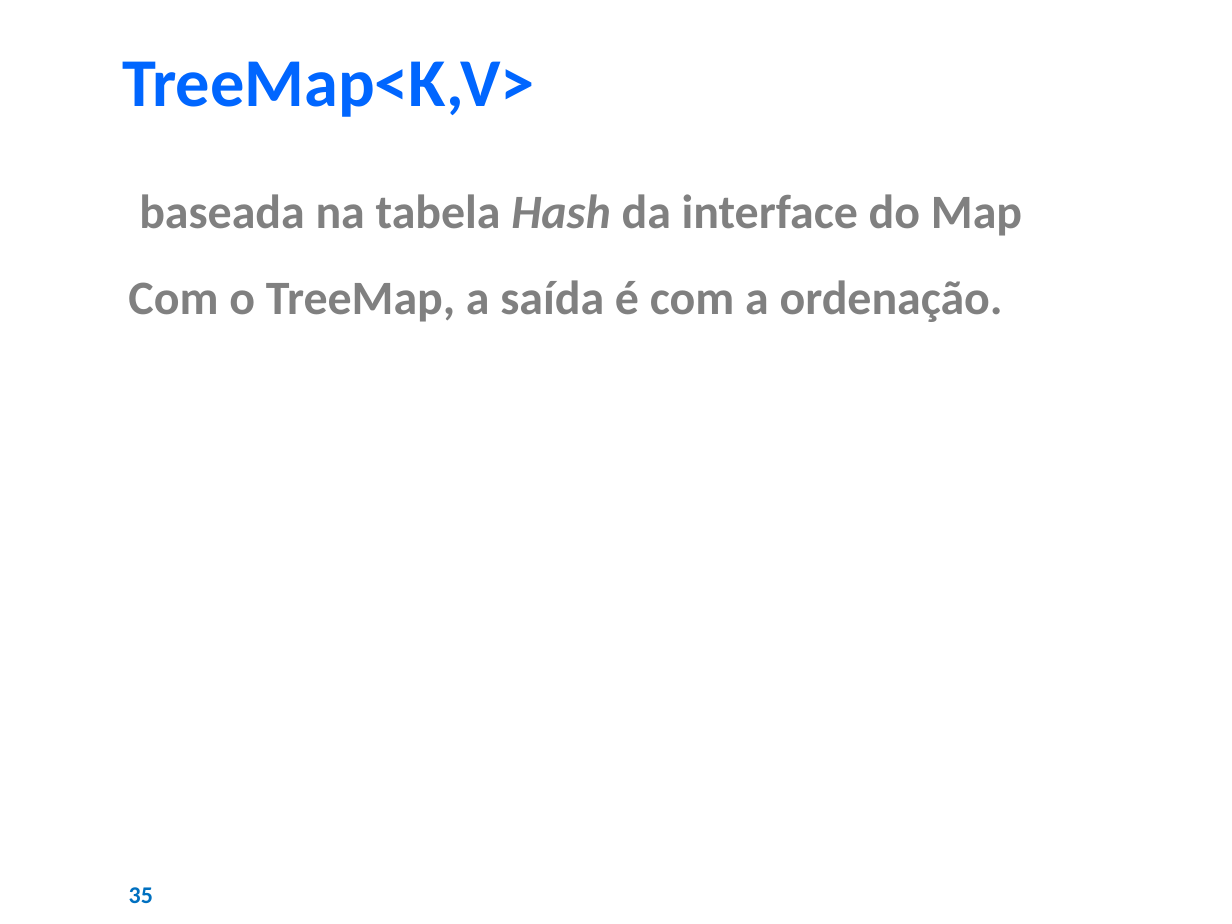
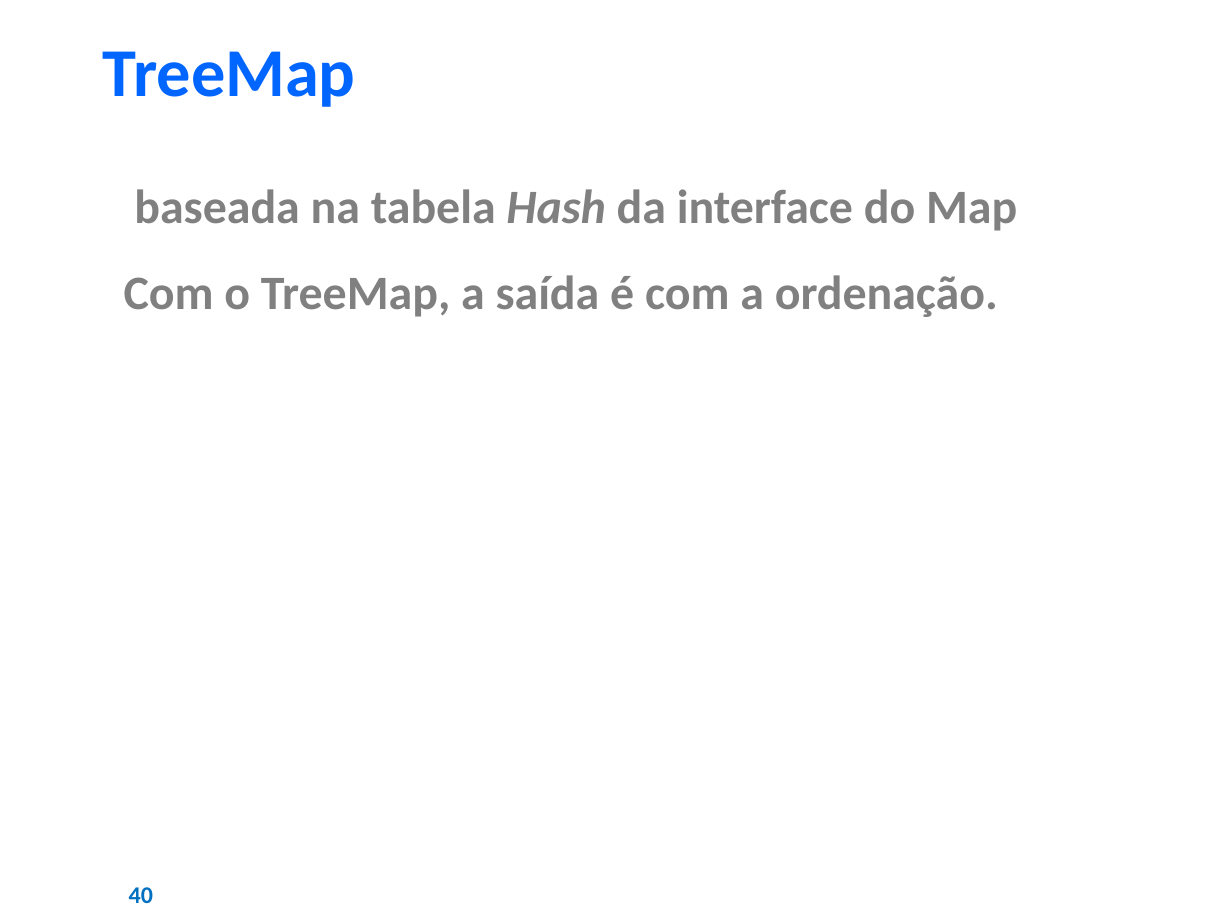
Before and after one commit to AJKFreitas/collections-learning, a slide deck: slide 40 of Estudos - Collections Framework.pptx (slide 35 before the commit). Drawn at 1232x924 pixels with LibreOffice and Linux fonts; fonts in the diff are those of the drawing; background and template pictures are left out. Boxes give left, top, right and bottom in pixels: in the first picture for what was removed or moved away, otherwise in the second. Text is boxed around its words. In the diff, an @@ line names an element or a change of style, - is before the commit and + after.

```diff
--- a/Estudos - Collections Framework.pptx
+++ b/Estudos - Collections Framework.pptx
@@ text at <box>103,51,356,107</box>: text changed @@
-TreeMap<K,V>
+TreeMap
@@ text "baseada na tabela Hash da ...": place and size @@
-text "baseada na tabela Hash da ..." at <box>128,194,1022,322</box>
+text "baseada na tabela Hash da ..." at <box>124,189,1017,317</box>
@@ page number at <box>129,887,153,903</box>: text changed @@
-35
+40
```
Also in this commit, not shown: 29 other slides changed, 8 slides added, 3 slides removed, 1 other file.
